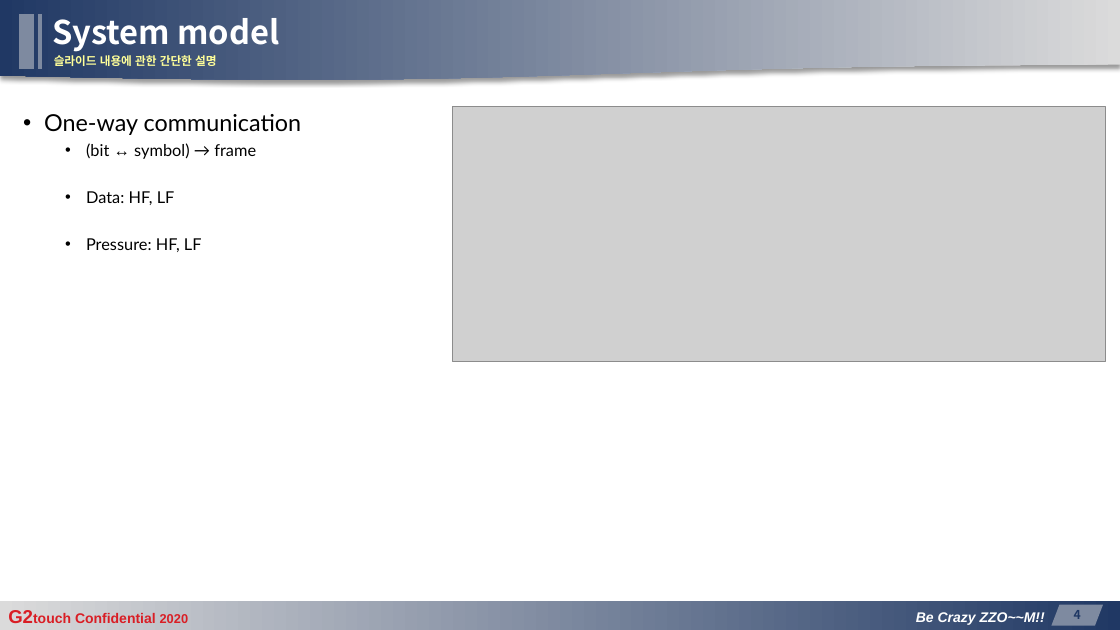
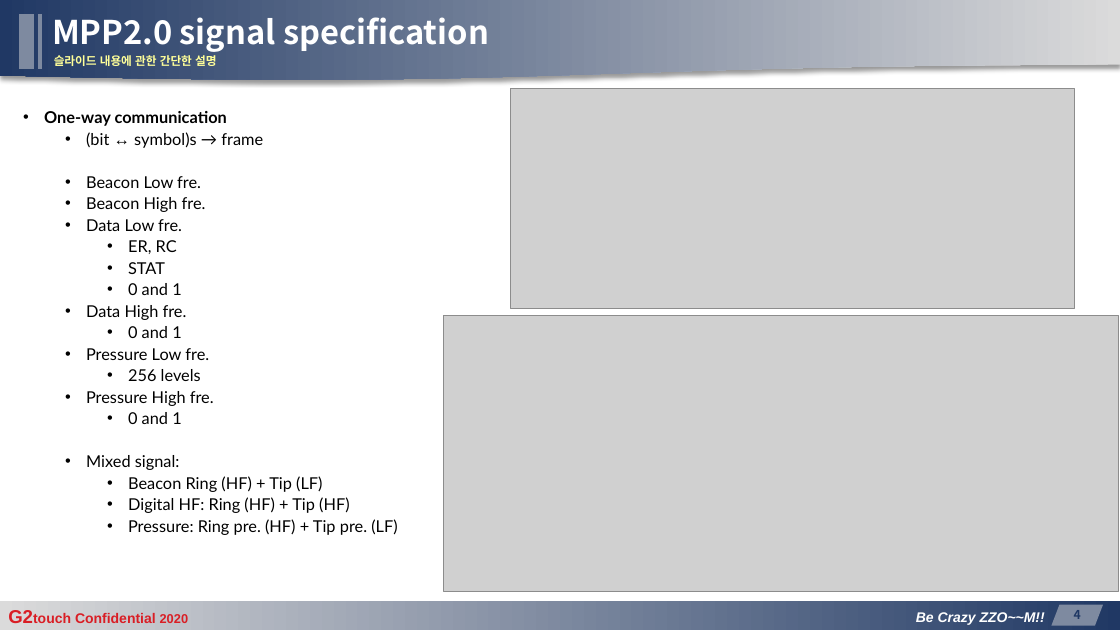
Before and after one commit to manhduc1811/MPP-signal-simulation-and-detection, a slide deck: slide 4 of G2touch_D2center_mducng_MPPv20_AFE-IC_DetectingPart_v03.pptx. Drawn at 1120x630 pixels with LibreOffice and Linux fonts; fonts in the diff are those of the drawing; grey boxes stand for pictures; background and template pictures are left out. Boxes give left, top, right and bottom in pixels: in the first picture for what was removed or moved away, otherwise in the second. Text is boxed around its words. In the diff, an @@ line names an element or a change of style, - is before the commit and + after.

```diff
--- a/G2touch_D2center_mducng_MPPv20_AFE-IC_DetectingPart_v03.pptx
+++ b/G2touch_D2center_mducng_MPPv20_AFE-IC_DetectingPart_v03.pptx
@@ title at bbox=[52, 17, 489, 52]: text changed @@
-System model
+MPP2.0 signal specification
@@ picture: place and size @@
-picture at bbox=[453, 107, 1106, 361]
+picture at bbox=[511, 89, 1075, 309]
@@ text at bbox=[44, 111, 227, 126]: size 20 to 14 pt, bold on in "One-way communication"; line spacing 0.9 to 0.8 @@
@@ text at bbox=[86, 132, 397, 535]: text changed @@
-  • (bit ↔ symbol) → frame
-  • Data: HF, LF
-  • Pressure: HF, LF
+  • (bit ↔ symbol)s → frame
+  • Beacon Low fre.
+  • Beacon High fre.
+  • Data Low fre.
+    • ER, RC
+    • STAT
+    • 0 and 1
+  • Data High fre.
+    • 0 and 1
+  • Pressure Low fre.
+    • 256 levels
+  • Pressure High fre.
+    • 0 and 1
+  • Mixed signal:
+    • Beacon Ring (HF) + Tip (LF)
+    • Digital HF: Ring (HF) + Tip (HF)
+    • Pressure: Ring pre. (HF) + Tip pre. (LF)
@@ picture added at bbox=[444, 315, 1119, 592] @@
```
Also in this commit, not shown: 14 other slides changed, 8 slides added.
